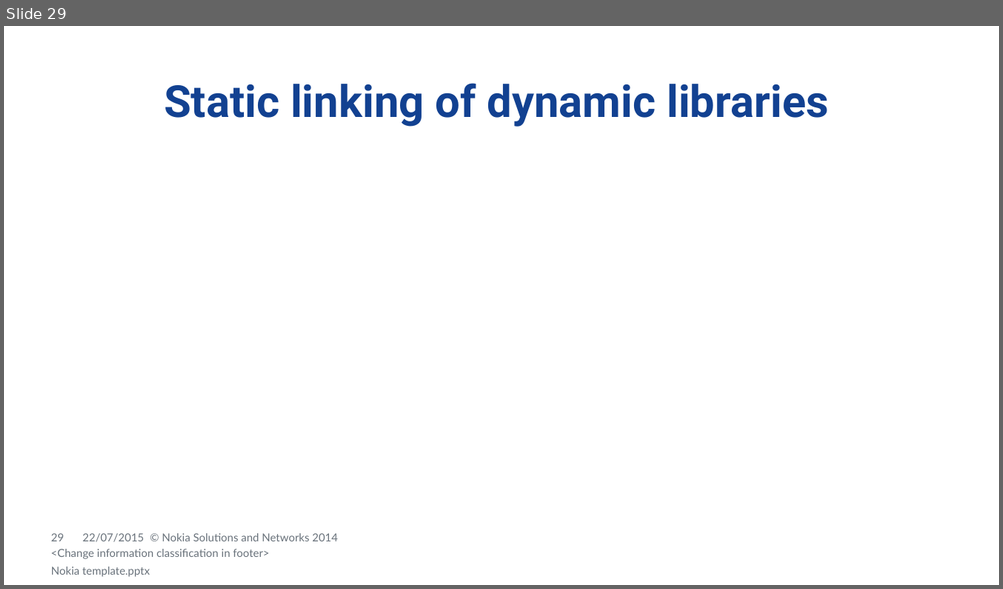
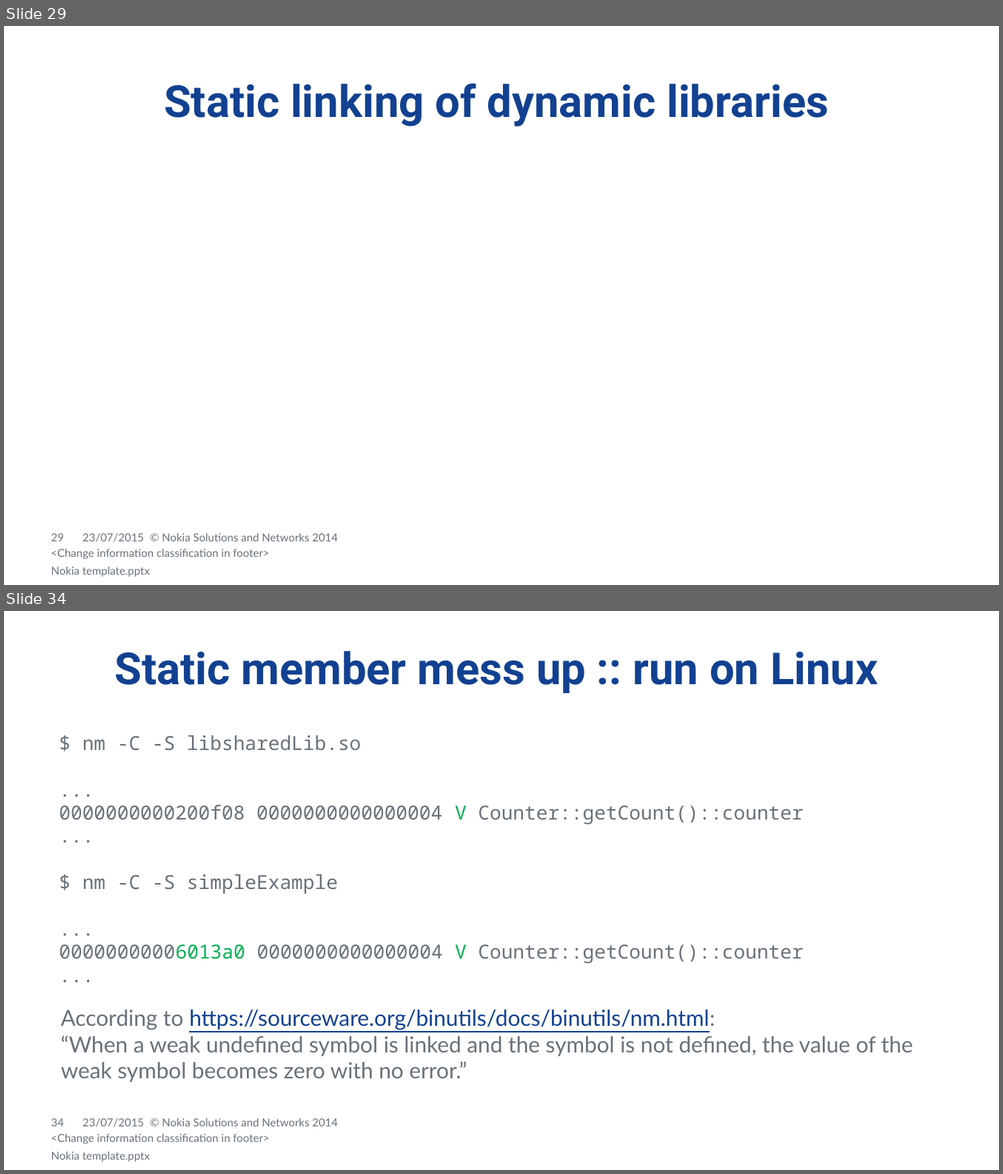
Before and after one commit to dendibakh/Linker, a slide deck: Diving into C++ linker.pptx. Shown one above the other, each under a label of ours: slide 29 before the commit, slides 29 and 34 after it; the slides between them are not shown. The pictures are 1003x589 and 1003x1174 pixels, drawn with LibreOffice and Linux fonts; fonts in the diff are those of the drawing; background and template pictures are left out. Boxes give left, top, right and bottom in pixels: in the first picture for what was removed or moved away, otherwise in the second. Text is boxed around its words. In the diff, an @@ line names an element or a change of style, - is before the commit and + after.

Commit message:
Added some pictures. Addede StaticMemberMessUp example.

```diff
--- a/Diving into C++ linker.pptx
+++ b/Diving into C++ linker.pptx
@@ slide 34 added at (4, 611, 999, 1170), background #FFFFFF; not listed: 13 template elements that a slide beside it also shows @@
@@ title added at (115, 651, 877, 693), 32 pt, text #124191, bold @@
+Static member mess up :: run on Linux
@@ text added at (59, 735, 802, 964), 14 pt, text #68717A @@
+$ nm -C -S libsharedLib.so
+...
+0000000000200f08 0000000000000004 V Counter::getCount()::counter
+...
+$ nm -C -S simpleExample
+...
+00000000006013a0 0000000000000004 V Counter::getCount()::counter
+...
@@ text added at (61, 1010, 913, 1082), 16 pt, text #68717A @@
+According to https://sourceware.org/binutils/docs/binutils/nm.html:
+“When a weak undefined symbol is linked and the symbol is not defined, the value of the weak symbol becomes zero with no error.”
@@ text added at (51, 1134, 269, 1145), 8 pt, text #68717A @@
+<Change information classification in footer>
@@ slide 29 changed as well @@
@@ text at (82, 534, 144, 543): text changed @@
-22/07/2015
+23/07/2015
```
Also in this commit, not shown: 31 other slides changed, 15 other slides added, 1 slide removed, 8 other files.
